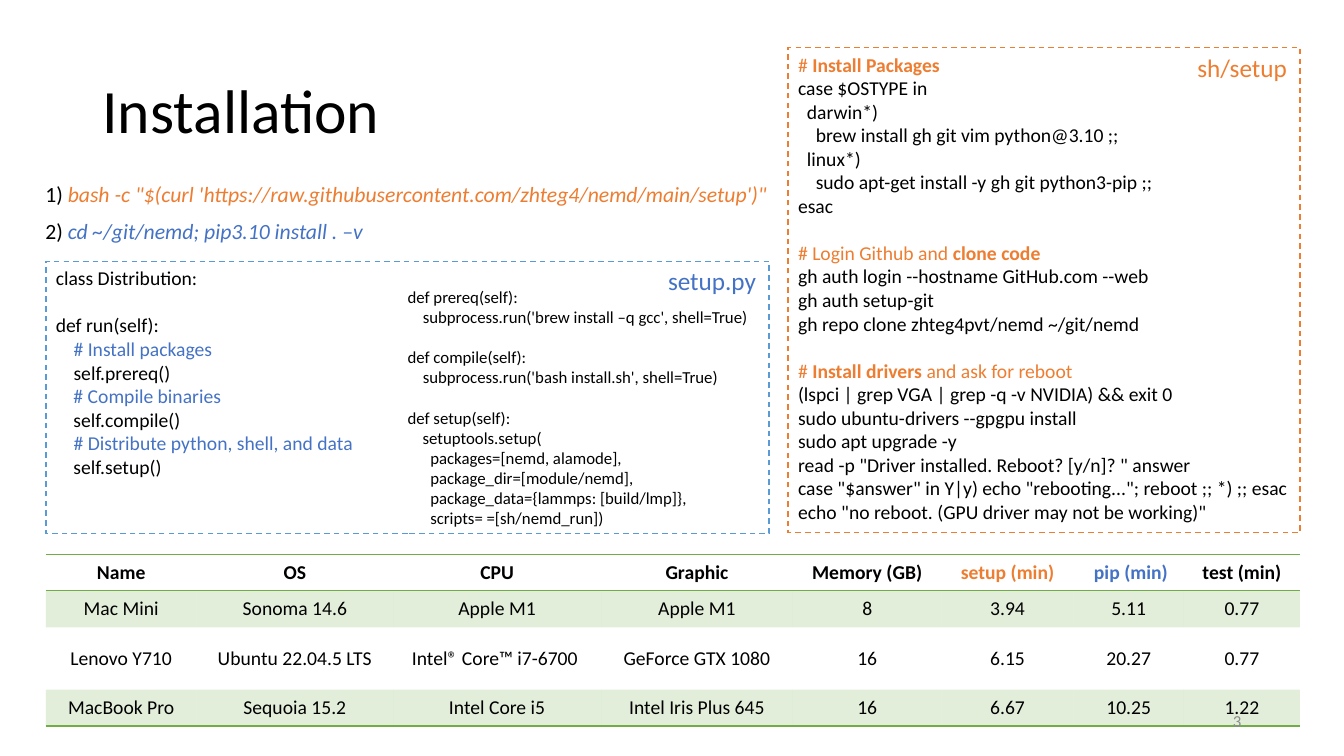
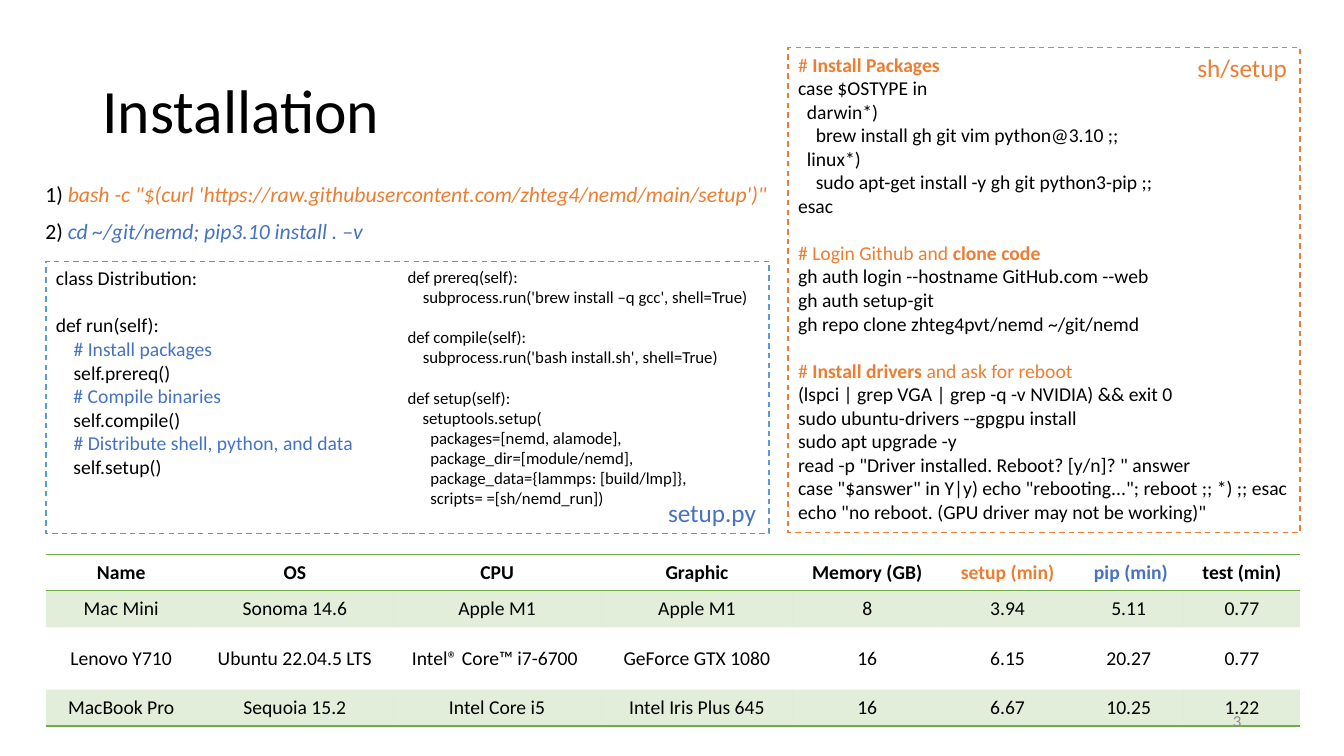
Before and after one commit to zhteg4pvt/nemd, a slide deck: slide 3 of docs/power_point/nemd.pptx. Drawn at 1344x756 pixels with LibreOffice and Linux fonts; fonts in the diff are those of the drawing. Boxes give left, top, right and bottom in pixels: in the first picture for what was removed or moved away, otherwise in the second. Text is boxed around its words. In the diff, an @@ line names an element or a change of style, - is before the commit and + after.

```diff
--- a/docs/power_point/nemd.pptx
+++ b/docs/power_point/nemd.pptx
@@ text in rectangle at (x1=73, y1=436, x2=352, y2=477): text changed @@
-# Distribute python, shell, and data
-self.setup()
+# Distribute shell, python, and data
+self.setup()
@@ text "setup.py" moved from (x1=668, y1=274, x2=756, y2=294) to (x1=668, y1=506, x2=756, y2=526) @@
```
Also in this commit, not shown: 1 other slide changed, 1 slide added, 5 other files.
